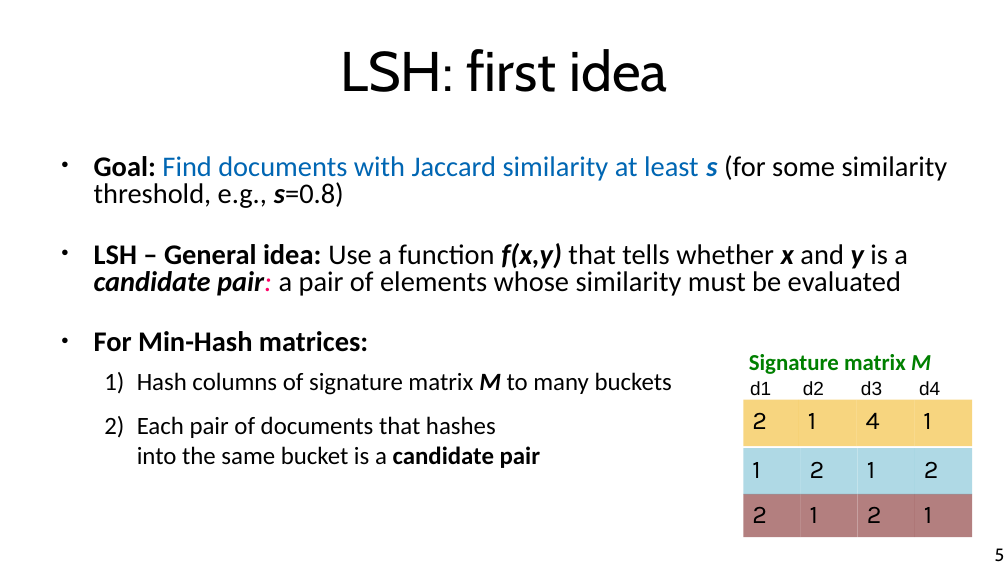
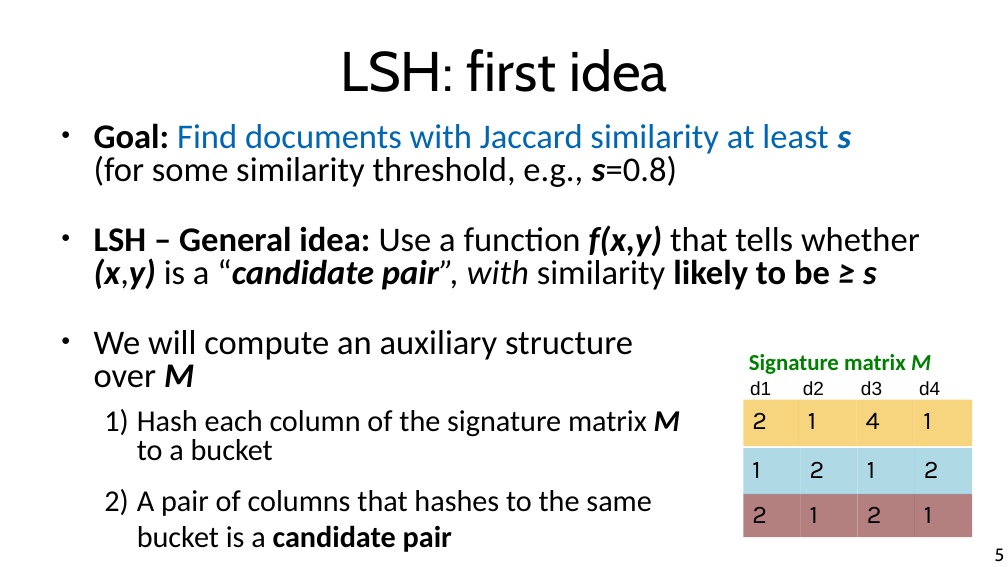
Before and after one commit to marco-calautti/data-mining-course, a slide deck: slide 5 of theory/odp/tt09_locality_sensitive_hashing.odp. Drawn at 1008x567 pixels with LibreOffice and Linux fonts; fonts in the diff are those of the drawing. Boxes give left, top, right and bottom in pixels: in the first picture for what was removed or moved away, otherwise in the second. Text is boxed around its words. In the diff, an @@ line names an element or a change of style, - is before the commit and + after.

```diff
--- a/theory/odp/tt09_locality_sensitive_hashing.odp
+++ b/theory/odp/tt09_locality_sensitive_hashing.odp
@@ text "Goal: Find documents with Jaccard ...": place and size @@
-text "Goal: Find documents with Jaccard ..." at [94,155,948,468]
+text "Goal: Find documents with Jaccard ..." at [94,123,920,552]
@@ text at [94,123,852,187]: size 22.4 to 27.2 pt in "Goal: Find documents with Jaccard similarity at ..." @@
@@ text at [94,225,920,552]: text changed; size 22.4 to 27.2 pt @@
-● LSH – General idea: Use a function f(x,y) that tells whether x and y is a candidate pair: a pair of elements whose similarity must be evaluated
-● For Min-Hash matrices:
-  1) Hash columns of signature matrix M to many buckets
-  2) Each pair of documents that hashes
-     into the same bucket is a candidate pair
+● LSH – General idea: Use a function f(x,y) that tells whether (x,y) is a “candidate pair”, with similarity likely to be ≥ s
+● We will compute an auxiliary structure
+  over M
+  1) Hash each column of the signature matrix M
+     to a bucket
+  2) A pair of columns that hashes to the same
+     bucket is a candidate pair
```
Also in this commit, not shown: 4 other slides changed, 5 other files.
